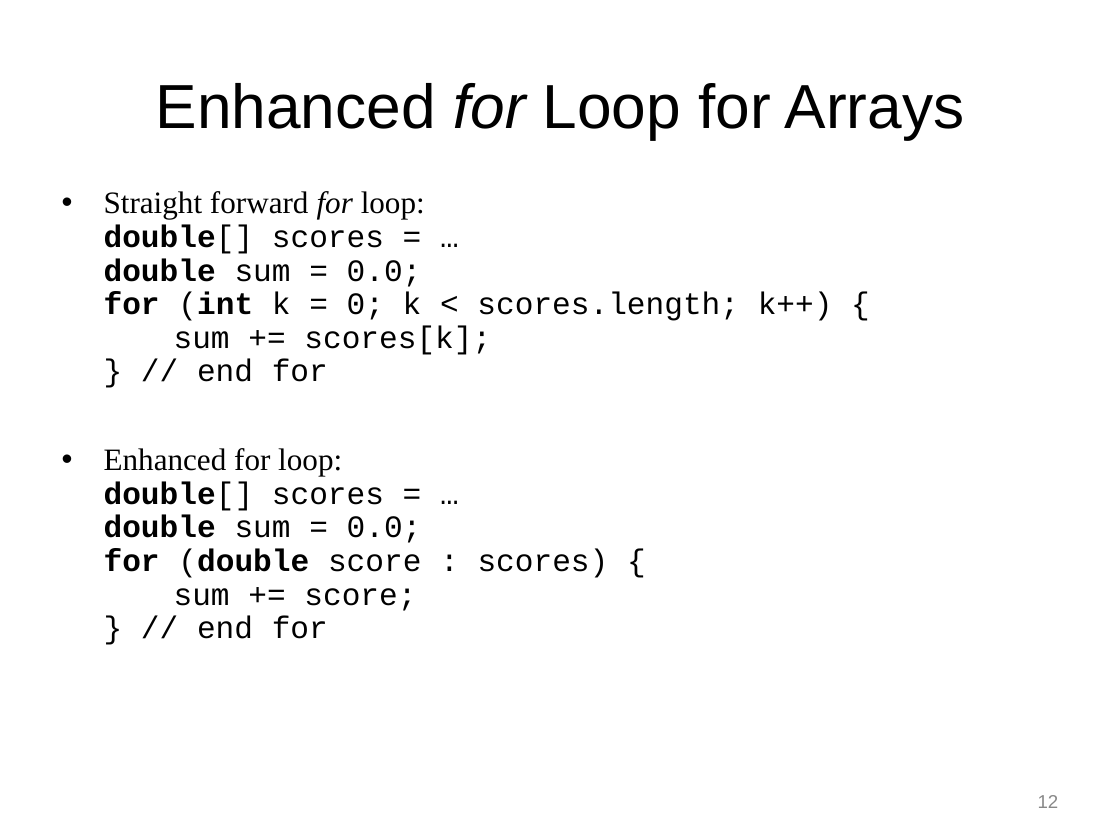
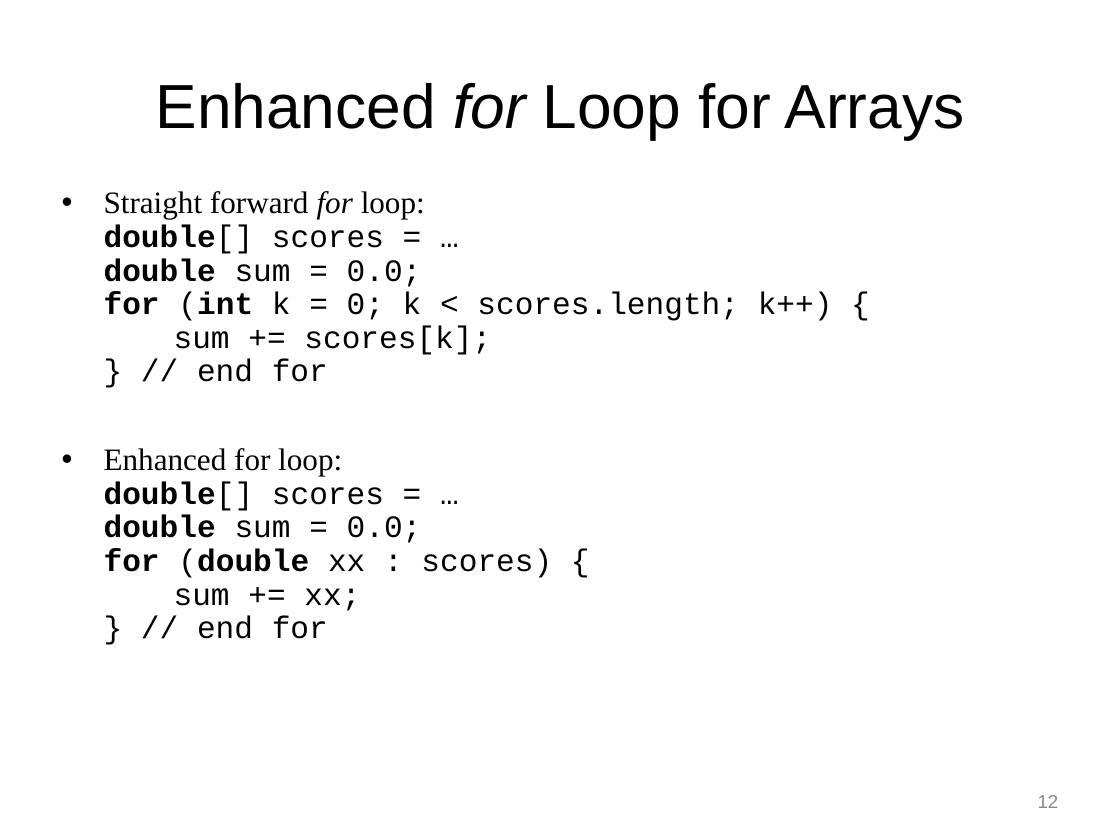
Before and after one commit to RHIT-CSSE/csse220, a slide deck: slide 12 of ClassMaterials/ArraysAndLists/Slides/Part2-JavaBuiltInArrays.pptx. Drawn at 1120x840 pixels with LibreOffice and Linux fonts; fonts in the diff are those of the drawing. Boxes give left, top, right and bottom in pixels: in the first picture for what was removed or moved away, otherwise in the second. Text is boxed around its words. In the diff, an @@ line names an element or a change of style, - is before the commit and + after.

```diff
--- a/ClassMaterials/ArraysAndLists/Slides/Part2-JavaBuiltInArrays.pptx
+++ b/ClassMaterials/ArraysAndLists/Slides/Part2-JavaBuiltInArrays.pptx
@@ text at [104, 448, 552, 639]: text changed @@
-• Enhanced for loop:
-  double[] scores = …
-  double sum = 0.0;
-  for (double score : scores) {
-  sum += score;
-  } // end for
+• Enhanced for loop:
+  double[] scores = …
+  double sum = 0.0;
+  for (double xx : scores) {
+  sum += xx;
+  } // end for
```
Also in this commit, not shown: 45 other files.
